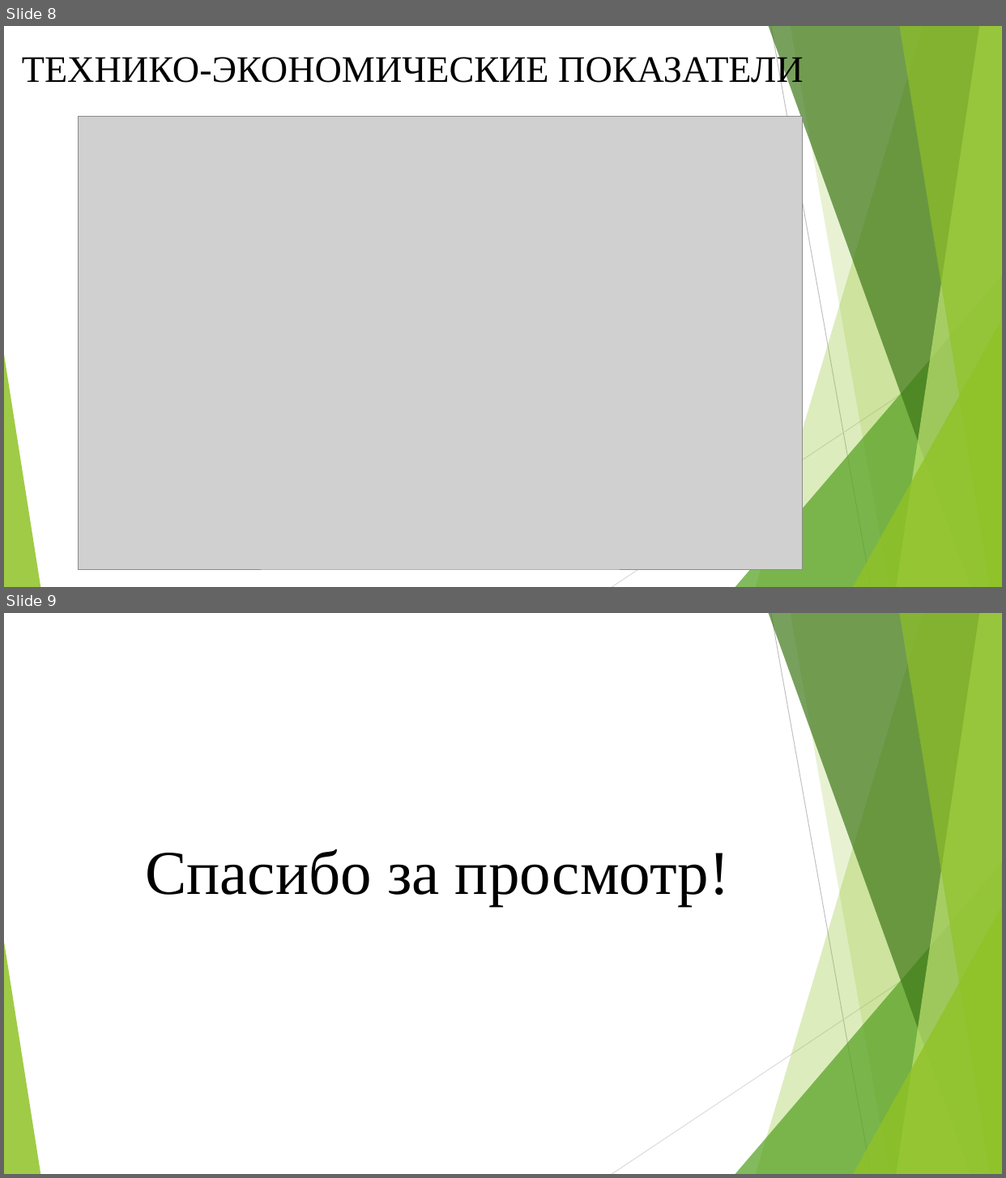
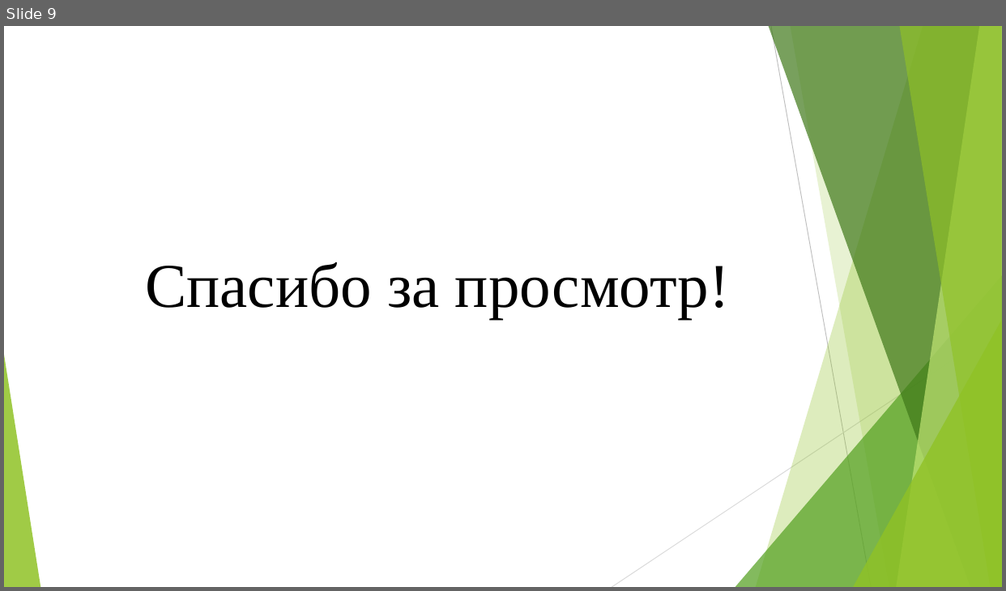
Before and after one commit to David2261/Scheme_Automation, a slide deck: 2023/Диплом/Рома Павлов/Презентация Рома.pptx. Shown one above the other, each under a label of ours: slides 8 and 9 before the commit, slide 9 after it. The pictures are 1006x1178 and 1006x591 pixels, drawn with LibreOffice and Linux fonts; fonts in the diff are those of the drawing; grey boxes stand for pictures. Boxes give left, top, right and bottom in pixels: in the first picture for what was removed or moved away, otherwise in the second. Text is boxed around its words. In the diff, an @@ line names an element or a change of style, - is before the commit and + after.

```diff
--- a/2023/Диплом/Рома Павлов/Презентация Рома.pptx
+++ b/2023/Диплом/Рома Павлов/Презентация Рома.pptx
@@ slide 8 removed at [4,26,1002,587], background #FFFFFF; not listed: 10 template elements that a slide beside it also shows @@
@@ title removed at [22,53,803,89] @@
-ТЕХНИКО-ЭКОНОМИЧЕСКИЕ ПОКАЗАТЕЛИ
@@ picture removed at [78,117,803,570] @@
```
Also in this commit, not shown: 2 slides added, 1 other slide removed.
